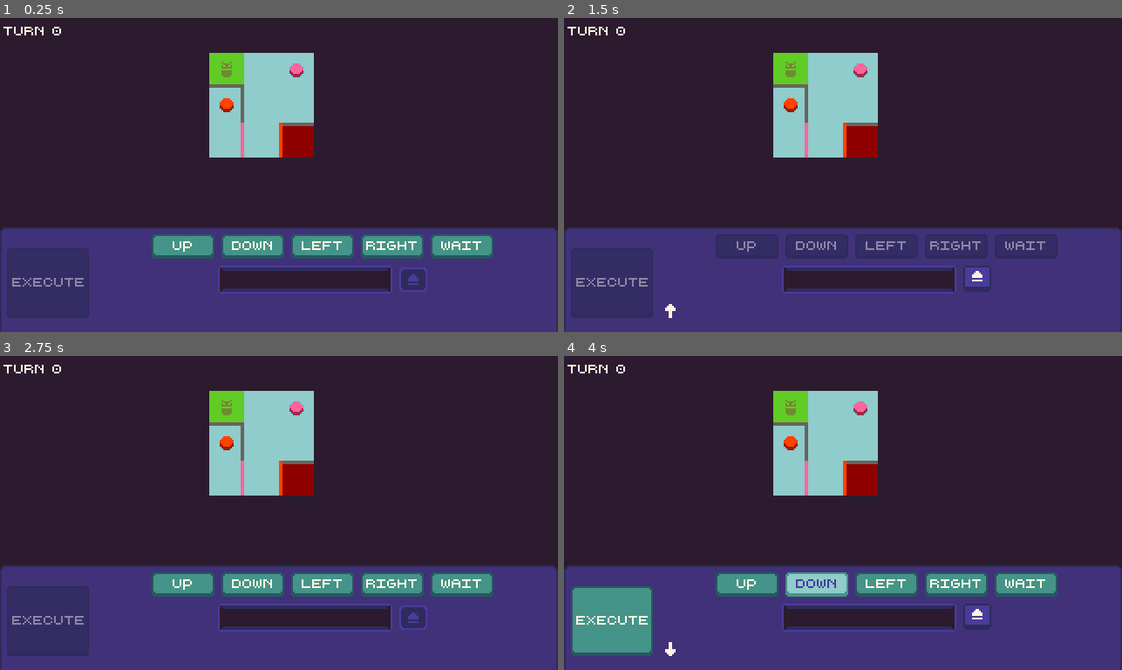
Above: before the commit, frames 1-4 (two rows, left to right).
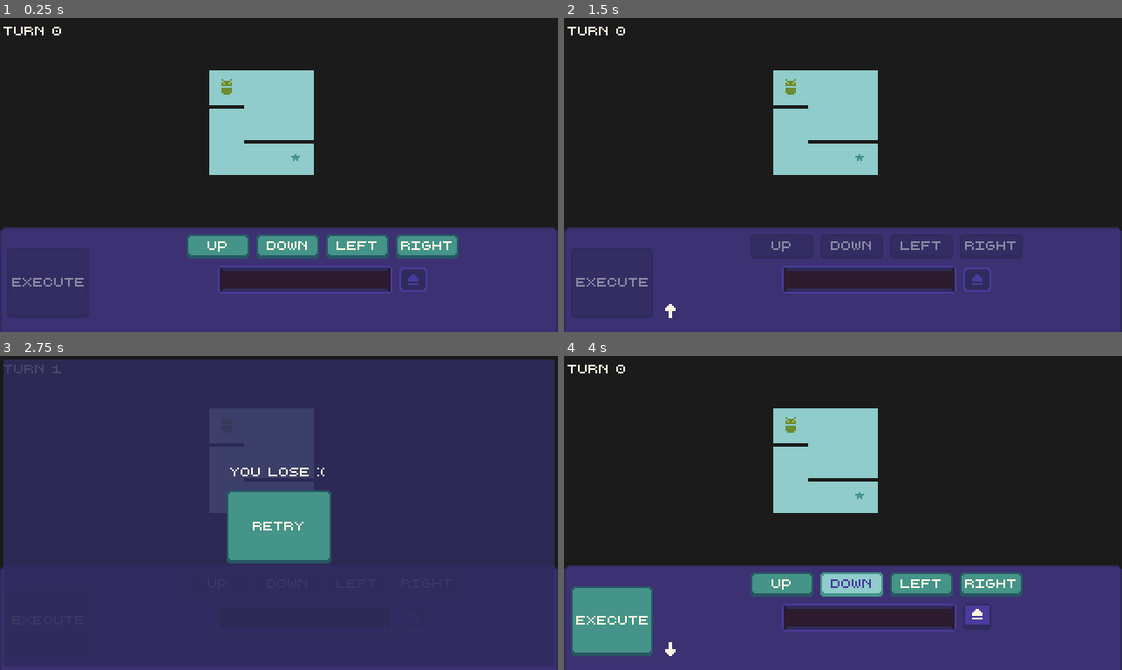
Above: after the commit, the same moments.

Repository: baconsaur/ludum-dare-60
Game: Godot game, scene res://scenes/main.tscn
The game is run twice, just before and just after one commit, with the same random seed, the same clock (stepped at 60 frames per second) and the same inputs.
Inputs (mouse positions are in pixels of both pictures, inside the frame that each line leads up to):
- Up to frame 1 (0.25 s): no input
- Up to frame 2 (1.5 s): click "UP" at 0.5 s; click "EXECUTE" at 1.25 s
- Up to frame 3 (2.75 s): click (412, 616) at 2.02 s
- Up to frame 4 (4 s): click (843, 525) at 2.75 s, where only the run after the commit has a clickable "RETRY"; click "DOWN" at 3.5 s

The runs differ from the first frame. In frame 1, 6.0% of the frame differs, in the area x 27-89%, y 11-77%; in frame 2, 4.6%; in frame 3, 92%, in the area x 0-100%, y 1-99%; in frame 4, 6.5%.
Error before the commit: Invalid call. Nonexistent function 'perform_action' in base 'Nil'. (res://scripts/machine.gd:27)

Commit message:
Levels

Diff:
--- a/project.godot
+++ b/project.godot
@@ -39,5 +39,5 @@
 textures/canvas_textures/default_texture_filter=0
 renderer/rendering_method="gl_compatibility"
 renderer/rendering_method.mobile="gl_compatibility"
-environment/defaults/default_clear_color=Color(0.17254902, 0.105882354, 0.18039216, 1)
+environment/defaults/default_clear_color=Color(0.10561416, 0.10561416, 0.10561416, 1)
 2d/snap/snap_2d_transforms_to_pixel=true
--- /dev/null
+++ b/scenes/board.tscn
@@ -0,0 +1,6 @@
+[gd_scene format=3 uid="uid://djjxi4ibdvo8y"]
+
+[ext_resource type="Script" uid="uid://2dt758c08a5j" path="res://scripts/board.gd" id="1_bw3vb"]
+
+[node name="Board" type="Node2D" unique_id=1445003536]
+script = ExtResource("1_bw3vb")
--- /dev/null
+++ b/scenes/exit.tscn
@@ -0,0 +1,6 @@
+[gd_scene format=3 uid="uid://bvf21u7f1yln2"]
+
+[ext_resource type="Texture2D" uid="uid://cp30fogoi78bs" path="res://sprites/exit.png" id="1_l0aq0"]
+
+[node name="Exit" type="Sprite2D" unique_id=1802168177]
+texture = ExtResource("1_l0aq0")
--- a/scenes/main.tscn
+++ b/scenes/main.tscn
@@ -2,7 +2,7 @@
 
 [ext_resource type="Script" uid="uid://c8xy4k5nng5gt" path="res://scripts/game_controller.gd" id="1_0wfyh"]
 [ext_resource type="Script" uid="uid://b8ole642gapph" path="res://scripts/machine.gd" id="2_0wfyh"]
-[ext_resource type="Script" uid="uid://2dt758c08a5j" path="res://scripts/board.gd" id="2_jyhfs"]
+[ext_resource type="PackedScene" uid="uid://djjxi4ibdvo8y" path="res://scenes/board.tscn" id="2_o6xl0"]
 [ext_resource type="Texture2D" uid="uid://brpljk4kip7g" path="res://ui/sprites/card_slot.png" id="4_jyhfs"]
 [ext_resource type="Texture2D" uid="uid://dc4kkw26y5q03" path="res://ui/sprites/undo.png" id="4_tbgi4"]
 [ext_resource type="Texture2D" uid="uid://baqdsb817cj4u" path="res://ui/sprites/undo_pressed.png" id="6_o6xl0"]
@@ -11,8 +11,7 @@
 [node name="Main" type="Node2D" unique_id=230154261]
 script = ExtResource("1_0wfyh")
 
-[node name="Board" type="Node2D" parent="." unique_id=180485663]
-script = ExtResource("2_jyhfs")
+[node name="Board" parent="." unique_id=1445003536 instance=ExtResource("2_o6xl0")]
 
 [node name="Camera2D" type="Camera2D" parent="." unique_id=53900973]
 
@@ -100,6 +99,7 @@
 text = "RIGHT"
 
 [node name="Wait" type="Button" parent="CanvasLayer/MarginContainer/MachinePanel/MachineSections/ActionSection/Cards" unique_id=1971640928]
+visible = false
 custom_minimum_size = Vector2(36, 0)
 layout_mode = 2
 size_flags_horizontal = 4
@@ -144,6 +144,49 @@
 size_flags_vertical = 0
 text = "Turn 0"
 
+[node name="Reset" type="ColorRect" parent="CanvasLayer/MarginContainer" unique_id=815532007]
+visible = false
+layout_mode = 2
+color = Color(0.18431373, 0.16862746, 0.36078432, 0.8745098)
+
+[node name="VBoxContainer" type="VBoxContainer" parent="CanvasLayer/MarginContainer/Reset" unique_id=1018683983]
+layout_mode = 1
+anchors_preset = 15
+anchor_right = 1.0
+anchor_bottom = 1.0
+grow_horizontal = 2
+grow_vertical = 2
+alignment = 1
+
+[node name="Label" type="Label" parent="CanvasLayer/MarginContainer/Reset/VBoxContainer" unique_id=267725871]
+layout_mode = 2
+text = "YOU LOSE :("
+horizontal_alignment = 1
+
+[node name="Reset" type="Button" parent="CanvasLayer/MarginContainer/Reset/VBoxContainer" unique_id=1185170757]
+visible = false
+custom_minimum_size = Vector2(60, 42)
+layout_mode = 2
+size_flags_horizontal = 4
+size_flags_vertical = 4
+text = "RESET"
+
+[node name="Retry" type="Button" parent="CanvasLayer/MarginContainer/Reset/VBoxContainer" unique_id=1887210367]
+visible = false
+custom_minimum_size = Vector2(60, 42)
+layout_mode = 2
+size_flags_horizontal = 4
+size_flags_vertical = 4
+text = "RETRY"
+
+[node name="Next" type="Button" parent="CanvasLayer/MarginContainer/Reset/VBoxContainer" unique_id=1942923309]
+visible = false
+custom_minimum_size = Vector2(60, 42)
+layout_mode = 2
+size_flags_horizontal = 4
+size_flags_vertical = 4
+text = "NEXT LEVEL"
+
 [connection signal="pressed" from="CanvasLayer/MarginContainer/MachinePanel/MachineSections/Execute" to="CanvasLayer/MarginContainer/MachinePanel" method="_on_execute_pressed"]
 [connection signal="pressed" from="CanvasLayer/MarginContainer/MachinePanel/MachineSections/ActionSection/Cards/Up" to="CanvasLayer/MarginContainer/MachinePanel" method="_on_up_pressed"]
 [connection signal="pressed" from="CanvasLayer/MarginContainer/MachinePanel/MachineSections/ActionSection/Cards/Down" to="CanvasLayer/MarginContainer/MachinePanel" method="_on_down_pressed"]
@@ -151,3 +194,6 @@
 [connection signal="pressed" from="CanvasLayer/MarginContainer/MachinePanel/MachineSections/ActionSection/Cards/Right" to="CanvasLayer/MarginContainer/MachinePanel" method="_on_right_pressed"]
 [connection signal="pressed" from="CanvasLayer/MarginContainer/MachinePanel/MachineSections/ActionSection/Cards/Wait" to="CanvasLayer/MarginContainer/MachinePanel" method="_on_wait_pressed"]
 [connection signal="pressed" from="CanvasLayer/MarginContainer/MachinePanel/MachineSections/ActionSection/HBoxContainer/Undo" to="CanvasLayer/MarginContainer/MachinePanel" method="_on_undo_pressed"]
+[connection signal="pressed" from="CanvasLayer/MarginContainer/Reset/VBoxContainer/Reset" to="." method="_on_reset_pressed"]
+[connection signal="pressed" from="CanvasLayer/MarginContainer/Reset/VBoxContainer/Retry" to="." method="_on_retry_pressed"]
+[connection signal="pressed" from="CanvasLayer/MarginContainer/Reset/VBoxContainer/Next" to="." method="_on_next_pressed"]
--- a/scenes/player.tscn
+++ b/scenes/player.tscn
@@ -3,4 +3,5 @@
 [ext_resource type="Texture2D" uid="uid://dsb2eoykips74" path="res://sprites/player.png" id="1_3vyb7"]
 
 [node name="Player" type="Sprite2D" unique_id=1186438131]
+z_index = 10
 texture = ExtResource("1_3vyb7")
--- a/scripts/board.gd
+++ b/scripts/board.gd
@@ -14,12 +14,10 @@
 var player_pos = spawn_point
 var unlocked_doors = []
 var player = null
+var open_door_sprite = preload("res://sprites/door_open.png")
+var closed_door_sprite = preload("res://sprites/wall.png")
 
-var test_map = preload("res://scripts/level_data/test.tres")
-
-func _ready():
-
-	var map_data = test_map.data
+func configure_level(map_data):
 	for i in range(map_data.size()):
 		grid.append([])
 		for j in range(map_data[i].size()):
@@ -39,13 +37,14 @@
 	add_child(player)
 
 	player.position = get_cell_pos(spawn_point.x, spawn_point.y)
-	num_cols = map_data[0].size()
-	num_rows = map_data[0][0].size()
+	num_cols = map_data.size()
+	num_rows = map_data[0].size()
+	update_doors()
 
 func get_cell_pos(x, y):
 	return Vector2(
 		x * cell_size - num_rows * cell_size / 2,
-		y * cell_size - num_cols * cell_size
+		y * cell_size - num_cols * cell_size / 2 - cell_size,
 	)
 
 func move_player(movement):
@@ -56,16 +55,16 @@
 
 	if next_cell.x >= grid.size() or next_cell.y >= grid[next_cell.x].size(): return
 
+	# Block entry
 	if not grid[next_cell.x][next_cell.y].can_pass(
 		player_pos - next_cell, unlocked_doors
 	): return
+	# Block exit
 	if not grid[player_pos.x][player_pos.y].can_pass(
-		player_pos - next_cell * -1, unlocked_doors
-	): return
+		next_cell - player_pos, unlocked_doors): return
 
 	player_pos = next_cell
-	player.position = get_cell_pos(player_pos.x, player_pos.y) - Vector2(cell_size / 2, 0)
-
+	player.position = get_cell_pos(player_pos.x, player_pos.y)
 	grid[player_pos.x][player_pos.y].trigger()
 
 	if player_pos == exit:
@@ -82,7 +81,8 @@
 	for row in grid:
 		for cell in row:
 			for blocker in cell.blockers:
-				if blocker.get("door_id") in unlocked_doors:
-					blocker.obj.self_modulate.a = 0.1
+				var door_id = blocker.get("door_id")
+				if door_id in unlocked_doors or (door_id and door_id < 0 and !(abs(door_id) in unlocked_doors)):
+					blocker.obj.texture = open_door_sprite
 				else:
-					blocker.obj.self_modulate.a = 1
+					blocker.obj.texture = closed_door_sprite
--- a/scripts/cell.gd
+++ b/scripts/cell.gd
@@ -1,7 +1,7 @@
 extends Node2D
 signal switch_toggled
 
-@export var door_colors = [Color.BLUE, Color.HOT_PINK, Color.ORANGE_RED, Color.BLUE_VIOLET] # TODO
+@export var door_colors = [Color("#e34262"), Color("#457cd6"), Color("#6d8c32"), Color("#f2b63d")]
 
 var coords = Vector2()
 var direction_map = {
@@ -12,16 +12,16 @@
 }
 var wall_obj = preload("res://scenes/wall.tscn")
 var switch_obj = preload("res://scenes/switch.tscn")
+var exit_obj = preload("res://scenes/exit.tscn")
 var blockers = []
 var switch_id = null
 var switch = null
 
 func configure(x, y, data):
 	coords = Vector2(x, y)
-	if data.get("spawn"):
-		self_modulate = Color.GREEN_YELLOW
-	elif data.get("exit"):
-		self_modulate = Color.RED
+	if data.get("exit"):
+		var exit = exit_obj.instantiate()
+		add_child(exit)
 
 	var wall_data = data.get("walls", [])
 
@@ -31,9 +31,9 @@
 		new_wall.global_position = global_position
 		var door_id = wall.get("door_id")
 		if door_id:
-			new_wall.self_modulate = door_colors[door_id]
+			new_wall.self_modulate = door_colors[abs(door_id) - 1]
 		else:
-			new_wall.self_modulate = Color.DIM_GRAY
+			new_wall.self_modulate = Color("#1b1b1b")
 		blockers.append({
 			"direction": wall.direction,
 			"door_id": door_id,
@@ -54,7 +54,7 @@
 		switch = switch_obj.instantiate()
 		add_child(switch)
 		switch.global_position = global_position
-		switch.self_modulate = door_colors[switch_id]
+		switch.self_modulate = door_colors[switch_id - 1]
 
 func trigger():
 	if not switch: return
@@ -62,11 +62,11 @@
 	emit_signal("switch_toggled")
 
 func can_pass(from_direction, unlocked_doors):
-	var success = true
 	for blocker in blockers:
 		if direction_map[blocker.direction] == from_direction:
-			success = false
 			if blocker.door_id and blocker.door_id in unlocked_doors:
 				return true
-
-	return success
+			elif blocker.door_id and blocker.door_id < 0 and !(abs(blocker.door_id) in unlocked_doors):
+				return true
+			return false
+	return true
--- a/scripts/game_controller.gd
+++ b/scripts/game_controller.gd
@@ -9,14 +9,37 @@
 }
 var turn = 0
 var level_success = false
+var levels = []
+var current_level = 0
+var board_obj = preload("res://scenes/board.tscn")
+var board = null
 
-@onready var board = $Board
 @onready var machine = $CanvasLayer/MarginContainer/MachinePanel
 @onready var turn_counter = $CanvasLayer/MarginContainer/Turn
+@onready var reset_modal = $CanvasLayer/MarginContainer/Reset
+@onready var reset_button = $CanvasLayer/MarginContainer/Reset/VBoxContainer/Reset
+@onready var retry_button = $CanvasLayer/MarginContainer/Reset/VBoxContainer/Retry
+@onready var next_button = $CanvasLayer/MarginContainer/Reset/VBoxContainer/Next
+@onready var end_text = $CanvasLayer/MarginContainer/Reset/VBoxContainer/Label
 
 func _ready():
+	var level_list = []
+	for level in ResourceLoader.list_directory("res://scripts/level_data/"):
+		if level.contains("level") and level.ends_with(".tres"):
+			level_list.append(level)
+	level_list.sort()
+	levels = level_list
+
+	var level_data = load("res://scripts/level_data/" + levels[current_level])
+	setup_board(level_data)
+
 	machine.action_performed.connect(perform_action)
 	machine.actions_complete.connect(complete_actions)
+
+func setup_board(level_data):
+	board = board_obj.instantiate()
+	add_child(board)
+	board.configure_level(level_data.data)
 	board.reached_exit.connect(complete_level)
 
 func perform_action(action_type):
@@ -27,8 +50,48 @@
 func complete_level():
 	machine.action_tween.kill()
 	level_success = true
-	print_debug("good jorb")
+
+	await get_tree().create_timer(1.0).timeout
+
+	board.queue_free()
+
+	if current_level + 1 >= levels.size():
+		end_text.text = "YOU WIN :)"
+		reset_button.visible = true
+		retry_button.visible = false
+		next_button.visible = false
+		reset_modal.visible = true
+		return
+
+	end_text.text = "GOOD JOB"
+	next_button.visible = true
+	reset_button.visible = false
+	retry_button.visible = false
+	reset_modal.visible = true
+
+func init_level():
+	var next_level = load("res://scripts/level_data/" + levels[current_level])
+	setup_board(next_level)
+	level_success = false
+	turn = 0
+	turn_counter.text = "Turn " + str(turn)
+	machine.reset()
+	reset_modal.visible = false
 
 func complete_actions():
 	if level_success: return
-	print_debug("oh no")
+	end_text.text = "YOU LOSE :("
+	reset_button.visible = false
+	retry_button.visible = true
+	next_button.visible = false
+	reset_modal.visible = true
+
+func _on_reset_pressed() -> void:
+	get_tree().reload_current_scene()
+
+func _on_retry_pressed() -> void:
+	init_level()
+
+func _on_next_pressed() -> void:
+	current_level += 1
+	init_level()
--- /dev/null
+++ b/scripts/level_data/level1.tres
@@ -0,0 +1,19 @@
+[gd_resource type="JSON" format=3 uid="uid://ey11ca7f67rl"]
+
+[resource]
+data = [[{
+"spawn": true
+}, {
+"walls": [{
+"direction": "up"
+}]
+}, {}], [{}, {}, {
+"walls": [{
+"direction": "up"
+}]
+}], [{}, {}, {
+"exit": true,
+"walls": [{
+"direction": "up"
+}]
+}]]
--- /dev/null
+++ b/scripts/level_data/level2.tres
@@ -0,0 +1,12 @@
+[gd_resource type="JSON" format=3 uid="uid://bddmtr3ub5t3g"]
+
+[resource]
+data = [[{"spawn": true}, {}, {}]
+, [{
+"exit": true,
+"walls": [{"direction": "left"}, {"direction": "down"}, {"direction": "right", "door_id": 1}]
+}, {
+"switch_id": 1,
+"walls": [{"direction": "down"}, {"direction": "right"}]
+}, {}],
+[{}, {}, {}]]
--- /dev/null
+++ b/scripts/level_data/level3.tres
@@ -0,0 +1,29 @@
+[gd_resource type="JSON" format=3 uid="uid://bm51arwmr4gm8"]
+
+[resource]
+data = [[{
+"spawn": true,
+"walls": [{
+"direction": "down"
+}]
+}, {
+"switch_id": 2,
+"walls": [{
+"direction": "right"
+}]
+}, {
+"walls": [{
+"direction": "right",
+"door_id": 1
+}]
+}], [{}, {}, {}], [{
+"switch_id": 1
+}, {}, {
+"exit": true,
+"walls": [{
+"direction": "up"
+}, {
+"direction": "left",
+"door_id": 2
+}]
+}]]
--- /dev/null
+++ b/scripts/level_data/level4.tres
@@ -0,0 +1,29 @@
+[gd_resource type="JSON" format=3 uid="uid://cor2xb67gp2x4"]
+
+[resource]
+data = [[{
+"spawn": true
+}, {
+"switch_id": 1,
+"walls": [{
+"direction": "down",
+"door_id": -1
+}]
+}, {}], [{
+"walls": [{
+"direction": "left",
+"door_id": 1}]
+}, {
+"walls": [{
+"direction": "left"
+},{
+"direction": "down"
+}]
+}, {}], [{
+"exit": true,
+"walls": [{"direction": "left", "door_id": -1}, {"direction": "down"}]
+}, {}, {
+"walls": [{
+"direction": "left",
+"door_id": -1
+}]}]]
--- /dev/null
+++ b/scripts/level_data/level5.tres
@@ -0,0 +1,40 @@
+[gd_resource type="JSON" format=3 uid="uid://dmr5tdsgvt44p"]
+
+[resource]
+data = [[{
+"spawn": true
+}, {
+"walls": [{
+"direction": "down",
+"door_id": -1}],
+"switch_id": 2
+}, {}],
+[{
+"switch_id": 1,
+"walls": [{
+"direction": "right",
+"door_id": 2
+}]
+}, {
+"walls": [{
+"direction": "up"
+},{
+"direction": "left"
+},{
+"direction": "right"
+}]
+}, {}], [{}, {
+"exit": true,
+"walls": [{
+"direction": "up",
+"door_id": -1
+}, {
+"direction": "down",
+"door_id": -2
+}]
+}, {
+"walls": [{
+"direction": "left",
+"door_id": 1
+}]
+}]]
--- a/scripts/machine.gd
+++ b/scripts/machine.gd
@@ -18,6 +18,7 @@
 		return
 
 	execute_button.disabled = true
+	undo_button.disabled = true
 	toggle_cards(true)
 
 	action_tween = get_tree().create_tween()
@@ -26,7 +27,8 @@
 		action_tween.tween_callback(func():
 			action.perform_action()
 			emit_signal("action_performed", action.action_type)
-		).set_delay(turn_length)
+		).set_delay(turn_length / 2)
+		action_tween.tween_interval(turn_length / 2)
 
 	await action_tween.finished
 	action_tween = null
@@ -58,6 +60,14 @@
 	else:
 		toggle_cards(false)
 
+func reset():
+	for action in actions.get_children():
+		action.queue_free()
+
+	execute_button.disabled = true
+	undo_button.disabled = true
+	toggle_cards(false)
+
 func _on_up_pressed() -> void:
 	add_action("up")
 
Binary file added: sprites/door_open.png
Not shown, added: sprites/door_open.png.import
Binary file added: sprites/exit.png
Not shown, added: sprites/exit.png.import
Binary file changed: sprites/tiles.aseprite
